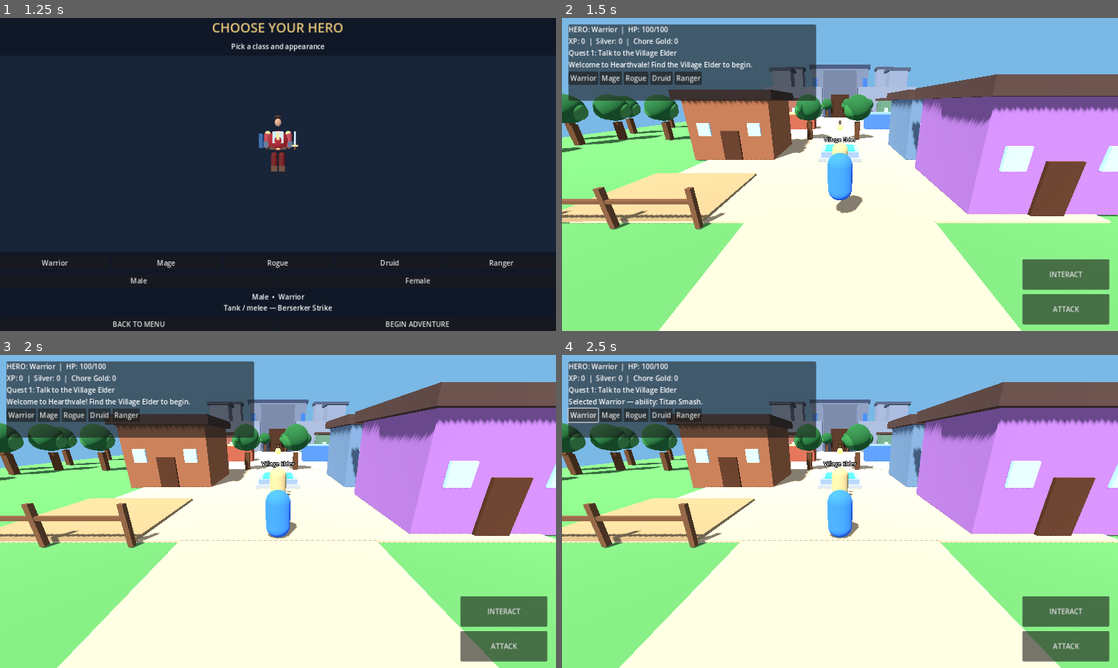
Above: before the commit, frames 1-4 (two rows, left to right).
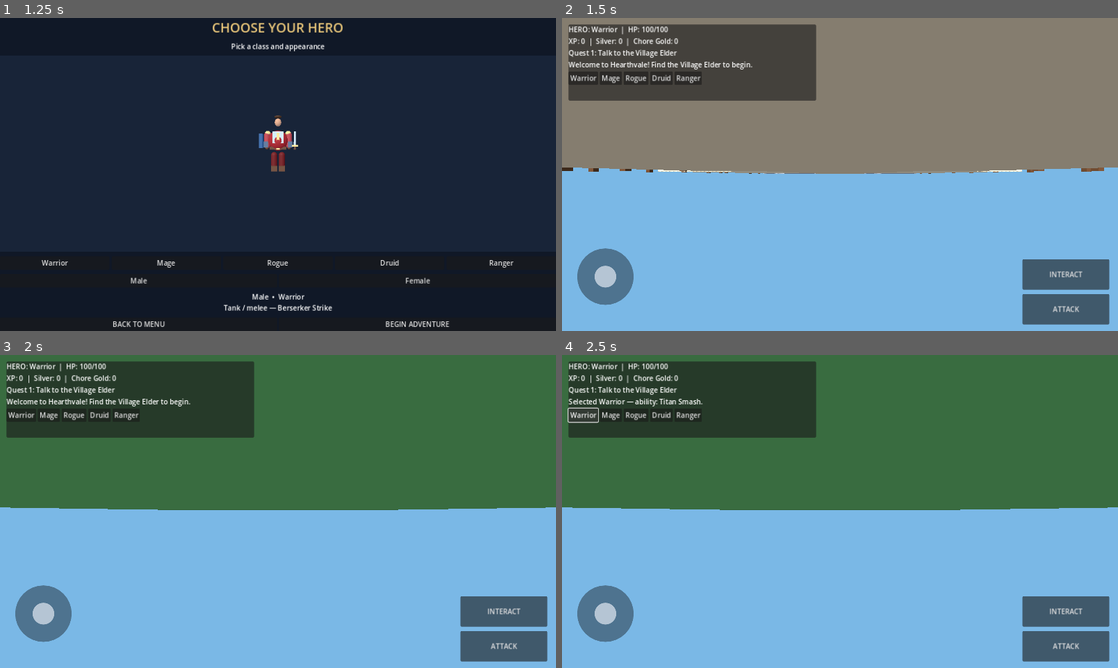
Above: after the commit, the same moments.

Repository: joeywhipple5-dot/Family-Quest
Game: Godot game, scene res://scenes/MainMenu.tscn
Same seed, same stepped clock (60 frames per second), same inputs: the game is played once before the commit and once after it.
Inputs:
- Up to frame 1 (1.25 s): click "▶ PLAY" at 0.5 s
- Up to frame 2 (1.5 s): click "BEGIN ADVENTURE" at 1.25 s
- Up to frame 3 (2 s): no input
- Up to frame 4 (2.5 s): click "Warrior" at 2 s

Frame 1 is identical in both runs. In frame 2, 97% of the frame differs, in the area x 0-100%, y 0-100%; in frame 3, 97%; in frame 4, 97%.

Commit message:
Enhance player movement and camera controls
Refactor player controls and camera handling with joystick support.

Diff:
--- a/player.gd
+++ b/player.gd
@@ -1,3 +1,4 @@
+
 extends CharacterBody3D
 
 var hp: int = 100
@@ -5,28 +6,48 @@
 var hero_class: String = "Warrior"
 var hero_gender: String = "male"
 
-var speed: float = 7.0
-var gravity: float = 20.0
+@export var move_speed: float = 7.0
+@export var gravity: float = 22.0
+@export var camera_sensitivity: float = 0.008
+@export var camera_distance: float = 6.0
+@export var camera_height: float = 2.8
 
 var game_camera: Camera3D
+var camera_yaw: float = 0.0
+var camera_pitch: float = -0.12
+
+var joystick_active: bool = false
+var joystick_pointer: int = -1
+var joystick_origin: Vector2 = Vector2.ZERO
+var joystick_vector: Vector2 = Vector2.ZERO
+
+var camera_pointer: int = -1
+var camera_last_position: Vector2 = Vector2.ZERO
+
+var joystick_base: Control
+var joystick_knob: Control
 
 
 func _ready() -> void:
-    # Make the player visible without CharacterBuilder.
+    # Visible temporary hero. CharacterBuilder can be restored later.
     var body_mesh := MeshInstance3D.new()
+    body_mesh.name = "TemporaryHeroVisual"
+
     var capsule_mesh := CapsuleMesh.new()
     capsule_mesh.radius = 0.45
     capsule_mesh.height = 1.8
     body_mesh.mesh = capsule_mesh
     body_mesh.position.y = 0.9
 
-    var material := StandardMaterial3D.new()
-    material.albedo_color = Color(0.2, 0.45, 0.9)
-    body_mesh.material_override = material
+    var body_material := StandardMaterial3D.new()
+    body_material.albedo_color = Color(0.12, 0.36, 0.95)
+    body_mesh.material_override = body_material
     add_child(body_mesh)
 
-    # Add player collision.
+    # Collision shape for the hero.
     var collision := CollisionShape3D.new()
+    collision.name = "PlayerCollision"
+
     var capsule_shape := CapsuleShape3D.new()
     capsule_shape.radius = 0.45
     capsule_shape.height = 1.8
@@ -34,30 +55,57 @@
     collision.position.y = 0.9
     add_child(collision)
 
-    # Create a camera independent of the player rotation.
+    # Create a camera attached to the player.
+    var camera_pivot := Node3D.new()
+    camera_pivot.name = "CameraPivot"
+    camera_pivot.position = Vector3(0, camera_height, 0)
+    add_child(camera_pivot)
+
     game_camera = Camera3D.new()
     game_camera.name = "GameCamera"
-    get_tree().root.add_child.call_deferred(game_camera)
-
-    _position_camera()
+    game_camera.position = Vector3(0, 0, camera_distance)
+    game_camera.current = true
+    camera_pivot.add_child(game_camera)
+
+    _update_camera()
+    _create_touch_controls()
 
 
 func _physics_process(delta: float) -> void:
-    var input_dir := Input.get_vector(
+    # Keyboard controls also work when available.
+    var keyboard_input := Input.get_vector(
         "move_left",
         "move_right",
         "move_forward",
         "move_back"
     )
 
-    var direction := Vector3(input_dir.x, 0, input_dir.y)
-
-    if direction.length_squared() > 1.0:
-        direction = direction.normalized()
-
-    velocity.x = direction.x * speed
-    velocity.z = direction.z * speed
-
+    var input_vector := keyboard_input
+
+    # Mobile joystick overrides keyboard only when being used.
+    if joystick_active:
+        input_vector = joystick_vector
+
+    # Movement follows the direction the camera is facing.
+    var forward := -global_basis.z
+    var right := global_basis.x
+
+    # Remove vertical components so slopes do not change the direction.
+    forward.y = 0.0
+    right.y = 0.0
+    forward = forward.normalized()
+    right = right.normalized()
+
+    var move_direction := right * input_vector.x
+    move_direction += forward * -input_vector.y
+
+    if move_direction.length_squared() > 1.0:
+        move_direction = move_direction.normalized()
+
+    velocity.x = move_direction.x * move_speed
+    velocity.z = move_direction.z * move_speed
+
+    # Gravity and ground movement.
     if not is_on_floor():
         velocity.y -= gravity * delta
     elif velocity.y < 0.0:
@@ -66,21 +114,151 @@
     move_and_slide()
 
 
-func _process(_delta: float) -> void:
-    _position_camera()
-
-
-func _position_camera() -> void:
+func _create_touch_controls() -> void:
+    var layer := CanvasLayer.new()
+    layer.name = "PlayerTouchControls"
+    add_child(layer)
+
+    # Left-side joystick base.
+    joystick_base = Control.new()
+    joystick_base.name = "JoystickBase"
+    joystick_base.anchor_left = 0.0
+    joystick_base.anchor_top = 1.0
+    joystick_base.anchor_right = 0.0
+    joystick_base.anchor_bottom = 1.0
+    joystick_base.offset_left = 35
+    joystick_base.offset_top = -190
+    joystick_base.offset_right = 165
+    joystick_base.offset_bottom = -60
+    joystick_base.mouse_filter = Control.MOUSE_FILTER_IGNORE
+    layer.add_child(joystick_base)
+
+    var base_panel := Panel.new()
+    base_panel.set_anchors_and_offsets_preset(Control.PRESET_FULL_RECT)
+    base_panel.mouse_filter = Control.MOUSE_FILTER_IGNORE
+
+    var base_style := StyleBoxFlat.new()
+    base_style.bg_color = Color(0.12, 0.16, 0.19, 0.48)
+    base_style.set_corner_radius_all(65)
+    base_panel.add_theme_stylebox_override("panel", base_style)
+    joystick_base.add_child(base_panel)
+
+    # Joystick knob.
+    joystick_knob = Control.new()
+    joystick_knob.name = "JoystickKnob"
+    joystick_knob.position = Vector2(40, 40)
+    joystick_knob.size = Vector2(50, 50)
+    joystick_knob.mouse_filter = Control.MOUSE_FILTER_IGNORE
+    joystick_base.add_child(joystick_knob)
+
+    var knob_panel := Panel.new()
+    knob_panel.set_anchors_and_offsets_preset(Control.PRESET_FULL_RECT)
+    knob_panel.mouse_filter = Control.MOUSE_FILTER_IGNORE
+
+    var knob_style := StyleBoxFlat.new()
+    knob_style.bg_color = Color(0.78, 0.83, 0.88, 0.85)
+    knob_style.set_corner_radius_all(25)
+    knob_panel.add_theme_stylebox_override("panel", knob_style)
+    joystick_knob.add_child(knob_panel)
+
+
+func _input(event: InputEvent) -> void:
+    if event is InputEventScreenTouch:
+        if event.pressed:
+            _handle_touch_start(event.index, event.position)
+        else:
+            _handle_touch_end(event.index)
+
+    elif event is InputEventScreenDrag:
+        _handle_touch_drag(event.index, event.position)
+
+    # Optional mouse support for desktop testing.
+    elif event is InputEventMouseButton:
+        if event.button_index == MOUSE_BUTTON_LEFT:
+            if event.pressed:
+                _handle_touch_start(-2, event.position)
+            else:
+                _handle_touch_end(-2)
+
+    elif event is InputEventMouseMotion:
+        if Input.is_mouse_button_pressed(MOUSE_BUTTON_LEFT):
+            _handle_touch_drag(-2, event.position)
+
+
+func _handle_touch_start(pointer_id: int, position: Vector2) -> void:
+    var screen_size := get_viewport().get_visible_rect().size
+
+    # Start joystick when touching the lower-left control area.
+    if pointer_id != camera_pointer and position.x < screen_size.x * 0.42:
+        if not joystick_active and joystick_pointer == -1:
+            var base_center := joystick_base.global_position + joystick_base.size * 0.5
+            var touch_distance := position.distance_to(base_center)
+
+            if touch_distance < 115.0:
+                joystick_active = true
+                joystick_pointer = pointer_id
+                joystick_origin = base_center
+                _update_joystick(position)
+                return
+
+    # Right half of the screen controls camera rotation.
+    if position.x >= screen_size.x * 0.42 and camera_pointer == -1:
+        camera_pointer = pointer_id
+        camera_last_position = position
+
+
+func _handle_touch_drag(pointer_id: int, position: Vector2) -> void:
+    if pointer_id == joystick_pointer and joystick_active:
+        _update_joystick(position)
+
+    elif pointer_id == camera_pointer:
+        var drag_delta := position - camera_last_position
+        camera_last_position = position
+
+        camera_yaw -= drag_delta.x * camera_sensitivity
+        camera_pitch -= drag_delta.y * camera_sensitivity
+        camera_pitch = clampf(camera_pitch, -0.65, 0.35)
+
+        _update_camera()
+
+
+func _handle_touch_end(pointer_id: int) -> void:
+    if pointer_id == joystick_pointer:
+        joystick_active = false
+        joystick_pointer = -1
+        joystick_vector = Vector2.ZERO
+        joystick_knob.position = Vector2(40, 40)
+
+    if pointer_id == camera_pointer:
+        camera_pointer = -1
+
+
+func _update_joystick(touch_position: Vector2) -> void:
+    var difference := touch_position - joystick_origin
+    var radius := 42.0
+
+    if difference.length() > radius:
+        difference = difference.normalized() * radius
+
+    joystick_vector = difference / radius
+    joystick_knob.position = Vector2(40, 40) + difference
+
+
+func _update_camera() -> void:
     if not is_instance_valid(game_camera):
         return
 
-    game_camera.global_position = (
-        global_position + Vector3(0, 3.5, 7.0)
-    )
-
-    game_camera.look_at(
-        global_position + Vector3(0, 1.0, 0),
+    var pivot := game_camera.get_parent() as Node3D
+    if pivot == null:
+        return
+
+    pivot.rotation.y = camera_yaw
+    pivot.rotation.x = camera_pitch
+
+    # Keep camera behind the player, looking toward the upper body.
+    game_camera.position = Vector3(0, 0, camera_distance)
+    game_camera.look_at_from_position(
+        game_camera.position,
+        Vector3.ZERO,
         Vector3.UP
     )
-
-    game_camera.current = true
